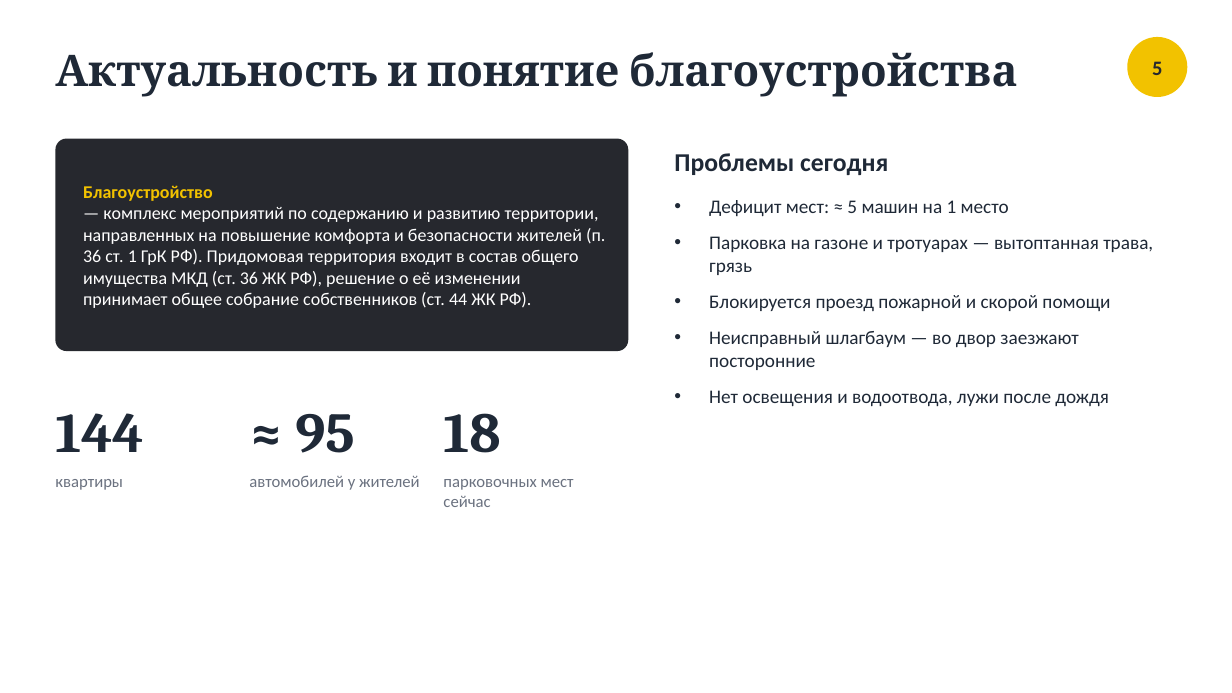
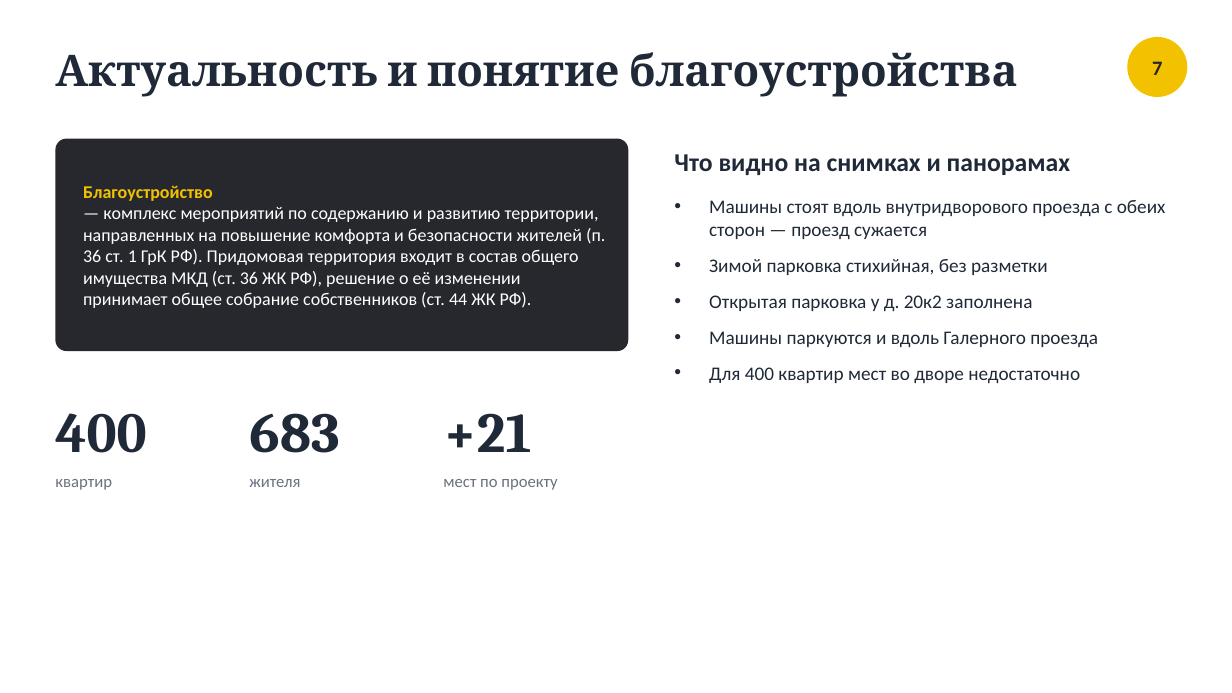
Before and after one commit to shortisshow-prog/mirigrushek, a slide deck: slide 7 of parking/Парковка_Нахимова_20.pptx (slide 5 before the commit). Drawn at 1232x693 pixels with LibreOffice and Linux fonts; fonts in the diff are those of the drawing. Boxes give left, top, right and bottom in pixels: in the first picture for what was removed or moved away, otherwise in the second. Text is boxed around its words. In the diff, an @@ line names an element or a change of style, - is before the commit and + after.

```diff
--- a/parking/Парковка_Нахимова_20.pptx
+++ b/parking/Парковка_Нахимова_20.pptx
@@ text at (1152, 61, 1162, 75): text changed @@
-5
+7
@@ text at (674, 154, 1070, 175): text changed @@
-Проблемы сегодня
+Что видно на снимках и панорамах
@@ text at (709, 200, 1166, 383): text changed @@
-• Дефицит мест: ≈ 5 машин на 1 место
-• Парковка на газоне и тротуарах — вытоптанная трава, грязь
-• Блокируется проезд пожарной и скорой помощи
-• Неисправный шлагбаум — во двор заезжают посторонние
-• Нет освещения и водоотвода, лужи после дождя
+• Машины стоят вдоль внутридворового проезда с обеих сторон — проезд сужается
+• Зимой парковка стихийная, без разметки
+• Открытая парковка у д. 20к2 заполнена
+• Машины паркуются и вдоль Галерного проезда
+• Для 400 квартир мест во дворе недостаточно
@@ text at (55, 413, 146, 453): text changed @@
-144
+400
@@ text at (249, 413, 339, 453): text changed @@
-≈ 95
+683
@@ text at (443, 413, 531, 452): text changed @@
-18
++21
@@ text at (55, 479, 112, 490): text changed @@
-квартиры
+квартир
@@ text at (249, 479, 300, 487): text changed @@
-автомобилей у жителей
+жителя
@@ text at (443, 479, 557, 490): text changed @@
-парковочных мест сейчас
+мест по проекту
```
Also in this commit, not shown: 7 other slides changed, 7 slides added, 4 slides removed, 13 other files.
